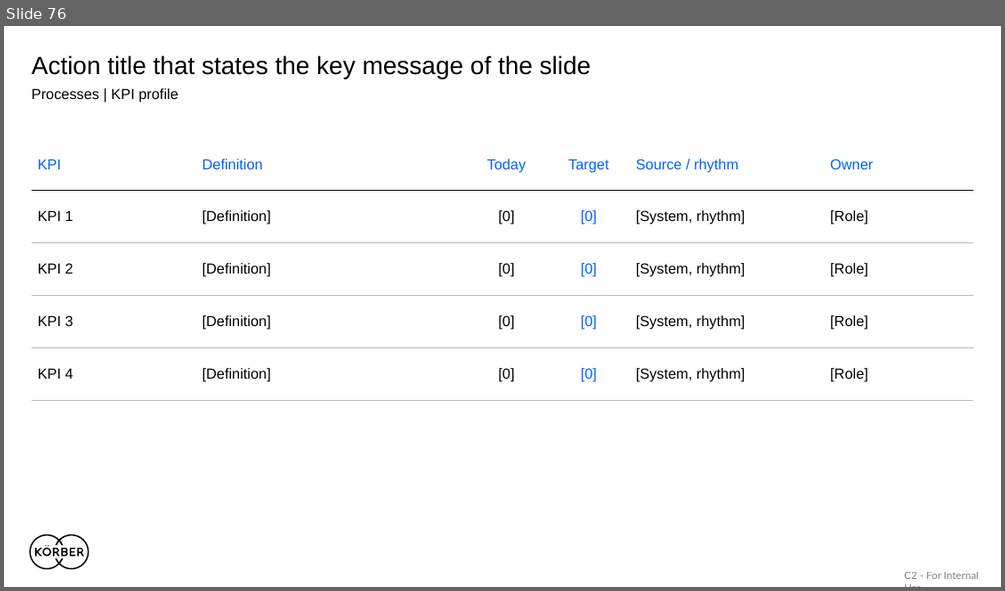
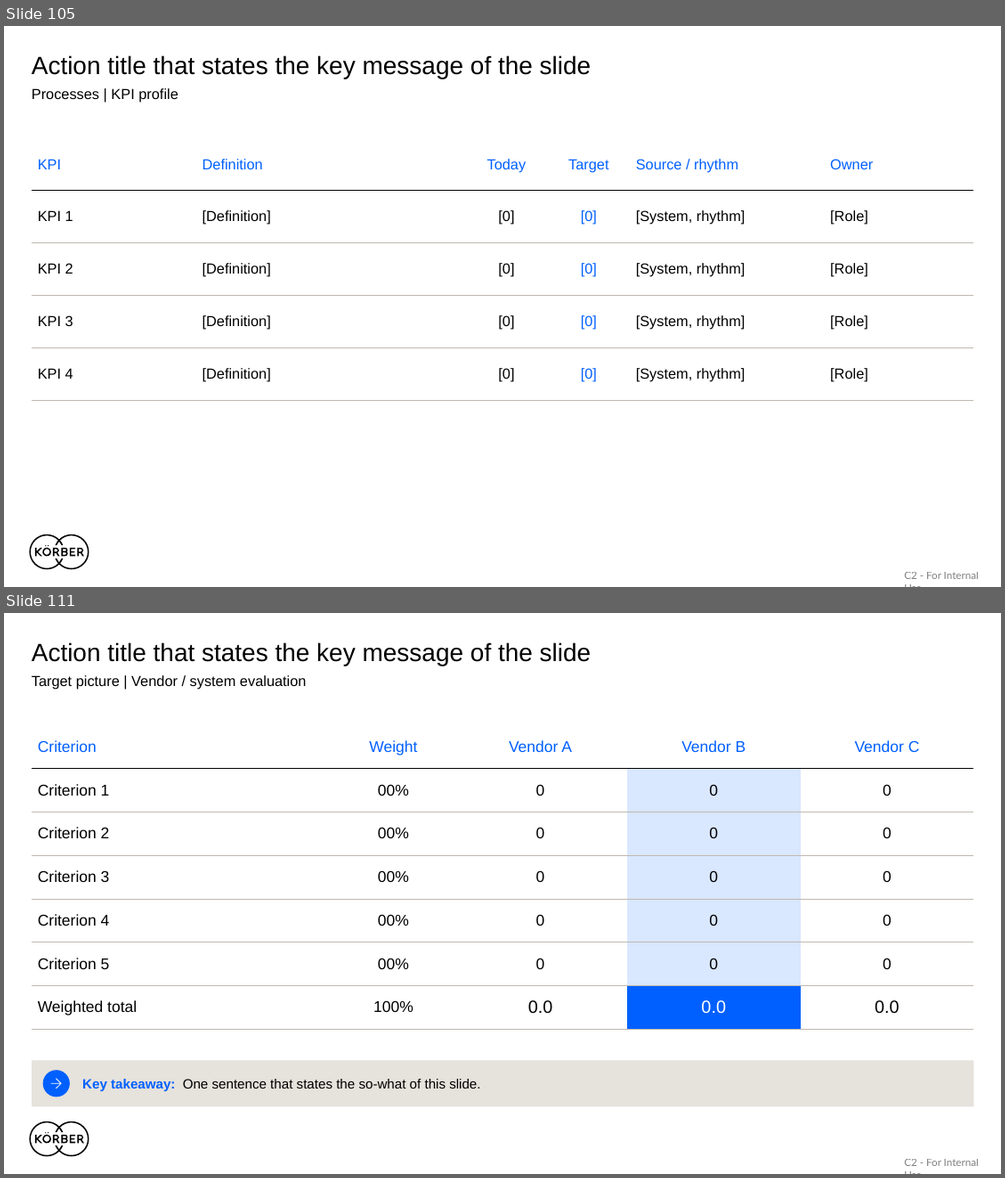
Before and after one commit to lukas-marketing-ops/lukas-marketing-ops, a slide deck: slide-library/Koerber_Slide_Library_2026_EN.pptx. Shown one above the other, each under a label of ours: slide 76 before the commit, slides 105 and 111 after it; the slides between them are not shown. The pictures are 1005x591 and 1005x1178 pixels, drawn with LibreOffice and Linux fonts; fonts in the diff are those of the drawing. Boxes give left, top, right and bottom in pixels: in the first picture for what was removed or moved away, otherwise in the second. Text is boxed around its words. In the diff, an @@ line names an element or a change of style, - is before the commit and + after.

```diff
--- a/slide-library/Koerber_Slide_Library_2026_EN.pptx
+++ b/slide-library/Koerber_Slide_Library_2026_EN.pptx
@@ slide 111 added at (4,613,1001,1174), background #FFFFFF; not listed: 2 template elements that a slide beside it also shows @@
@@ title added at (32,642,591,666), 24 pt, text #000000 @@
+Action title that states the key message of the slide
@@ text added at (32,675,307,690), 14 pt, text #000000 @@
+Target picture | Vendor / system evaluation
@@ table added at (32,725,974,1029), 7 rows, 5 columns @@
+Criterion | Weight | Vendor A | Vendor B | Vendor C
+Criterion 1 | 00% | 0 | 0 | 0
+Criterion 2 | 00% | 0 | 0 | 0
+Criterion 3 | 00% | 0 | 0 | 0
+Criterion 4 | 00% | 0 | 0 | 0
+Criterion 5 | 00% | 0 | 0 | 0
+Weighted total | 100% | 0.0 | 0.0 | 0.0
@@ rectangle added at (32,1060,974,1107), fill #E6E2DC @@
@@ ellipse added at (43,1070,70,1097), fill #0060FF @@
@@ freeform shape added at (48,1074,65,1093), fill #FFFFFF @@
@@ text added at (82,1078,480,1091), 13 pt, text #000000 @@
+Key takeaway: One sentence that states the so-what of this slide.
@@ what was slide 76 is now slide 105 @@
```
Also in this commit, not shown: 9 slides changed, 54 other slides added, 1 slide removed, 5 other files.
